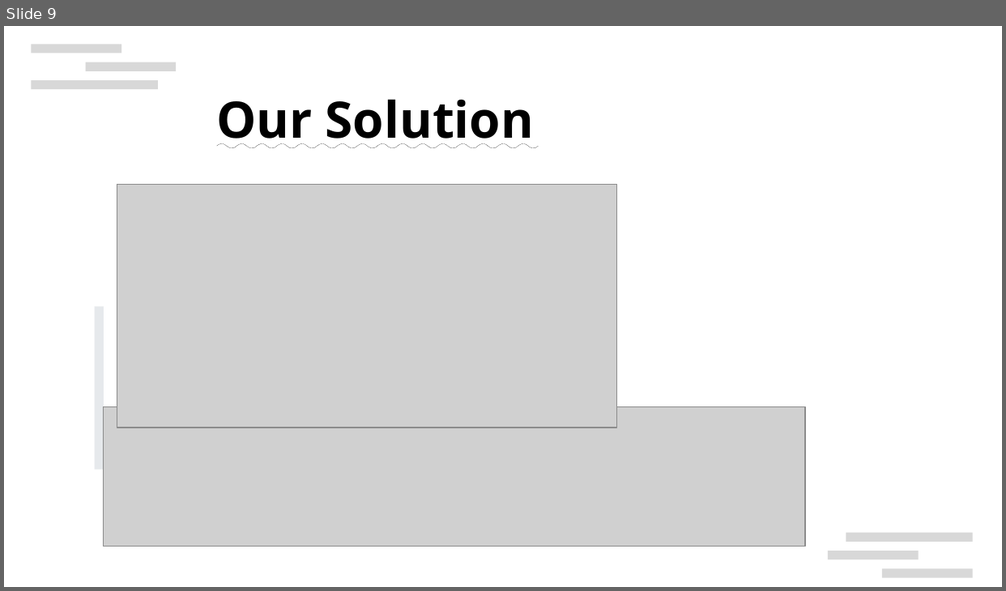
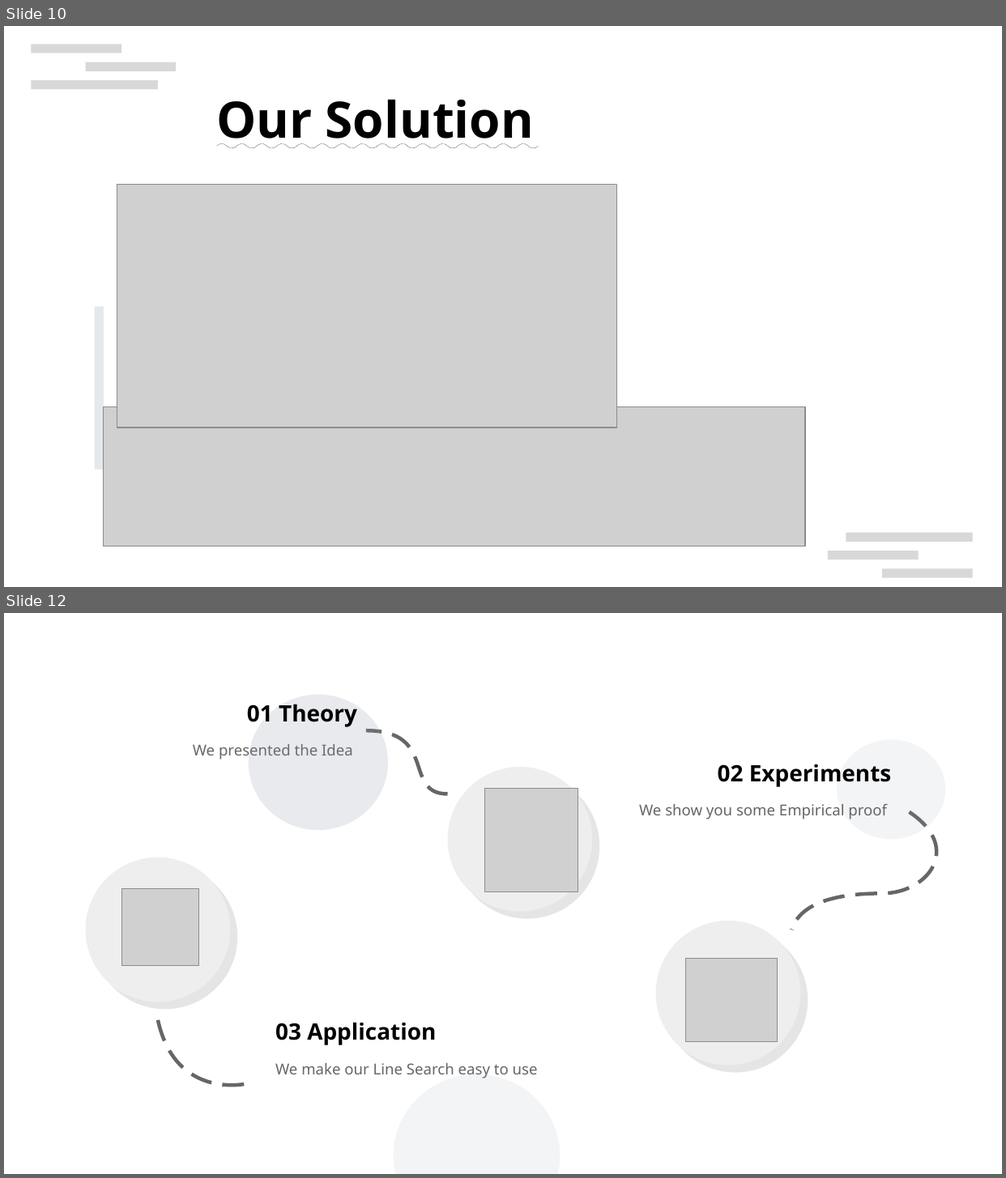
Before and after one commit to TheMody/No-learning-rates-needed-Introducing-SALSA-Stable-Armijo-Line-Search-Adaptation, a slide deck: Presentation/Slides.odp. Shown one above the other, each under a label of ours: slide 9 before the commit, slides 10 and 12 after it; the slides between them are not shown. The pictures are 1006x591 and 1006x1178 pixels, drawn with LibreOffice and Linux fonts; fonts in the diff are those of the drawing; grey boxes stand for pictures; background and template pictures are left out. Boxes give left, top, right and bottom in pixels: in the first picture for what was removed or moved away, otherwise in the second. Text is boxed around its words. In the diff, an @@ line names an element or a change of style, - is before the commit and + after.

```diff
--- a/Presentation/Slides.odp
+++ b/Presentation/Slides.odp
@@ slide 12 added at (x1=4, y1=613, x2=1002, y2=1174), background #FFFFFF @@
@@ text added at (x1=247, y1=704, x2=357, y2=727), 18 pt, text #000000, bold @@
+01 Theory
@@ ellipse added at (x1=249, y1=695, x2=388, y2=830), fill #8D99AE at 10% opacity @@
@@ ellipse added at (x1=249, y1=695, x2=388, y2=830), fill #8D99AE at 10% opacity @@
@@ freeform shape added at (x1=366, y1=730, x2=448, y2=794), outline #666666 2.89 pt @@
@@ text added at (x1=193, y1=744, x2=353, y2=760), 12 pt, text #666666 @@
+We presented the Idea
@@ ellipse added at (x1=837, y1=740, x2=946, y2=839), fill #8D99AE at 10% opacity @@
@@ ellipse added at (x1=448, y1=767, x2=593, y2=912), fill #EEEEEE @@
@@ text added at (x1=718, y1=764, x2=891, y2=787), 18 pt, text #000000, bold @@
+02 Experiments
@@ picture added at (x1=485, y1=789, x2=578, y2=892) @@
@@ text added at (x1=639, y1=804, x2=887, y2=820), 12 pt, text #666666 @@
+We show you some Empirical proof
@@ freeform shape added at (x1=792, y1=812, x2=937, y2=930), outline #666666 2.89 pt @@
@@ ellipse added at (x1=86, y1=858, x2=230, y2=1003), fill #EEEEEE @@
@@ picture added at (x1=121, y1=888, x2=199, y2=966) @@
@@ ellipse added at (x1=656, y1=921, x2=801, y2=1066), fill #EEEEEE @@
@@ picture added at (x1=686, y1=958, x2=778, y2=1042) @@
@@ freeform shape added at (x1=158, y1=1020, x2=249, y2=1086), outline #666666 2.89 pt @@
@@ text added at (x1=275, y1=1022, x2=436, y2=1046), 18 pt, text #000000, bold @@
+03 Application
@@ text added at (x1=275, y1=1063, x2=538, y2=1079), 12 pt, text #666666 @@
+We make our Line Search easy to use
@@ ellipse added at (x1=394, y1=1075, x2=560, y2=1174), fill #8D99AE at 10% opacity @@
@@ what was slide 9 is now slide 10 @@
```
Also in this commit, not shown: 5 slides changed, 3 other files.
